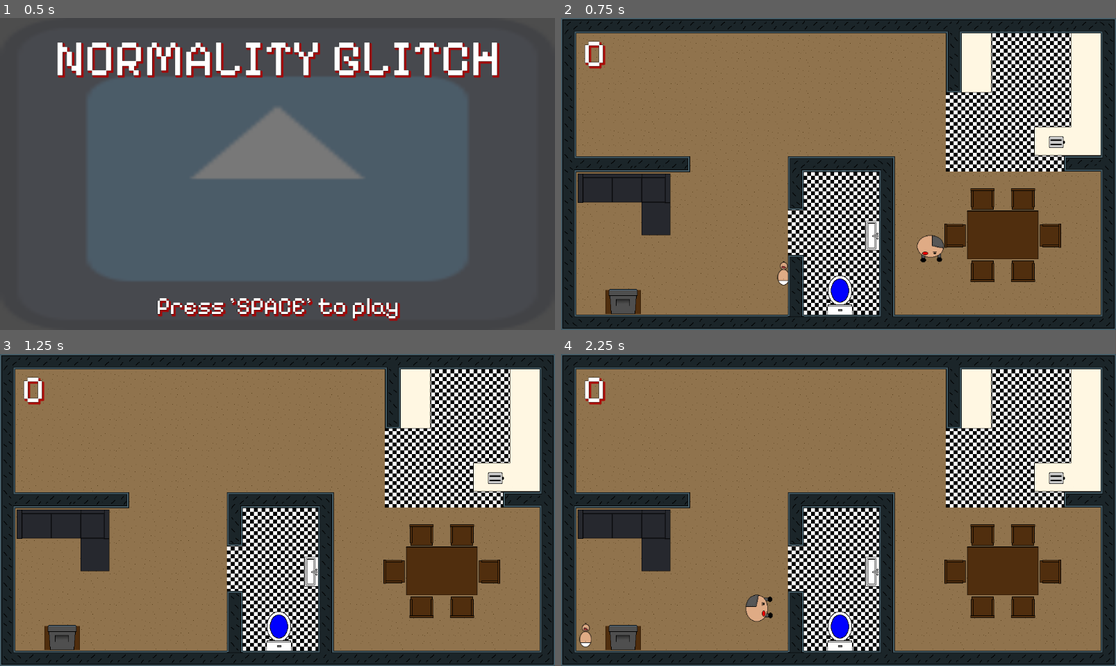
Above: before the commit, frames 1-4 (two rows, left to right).
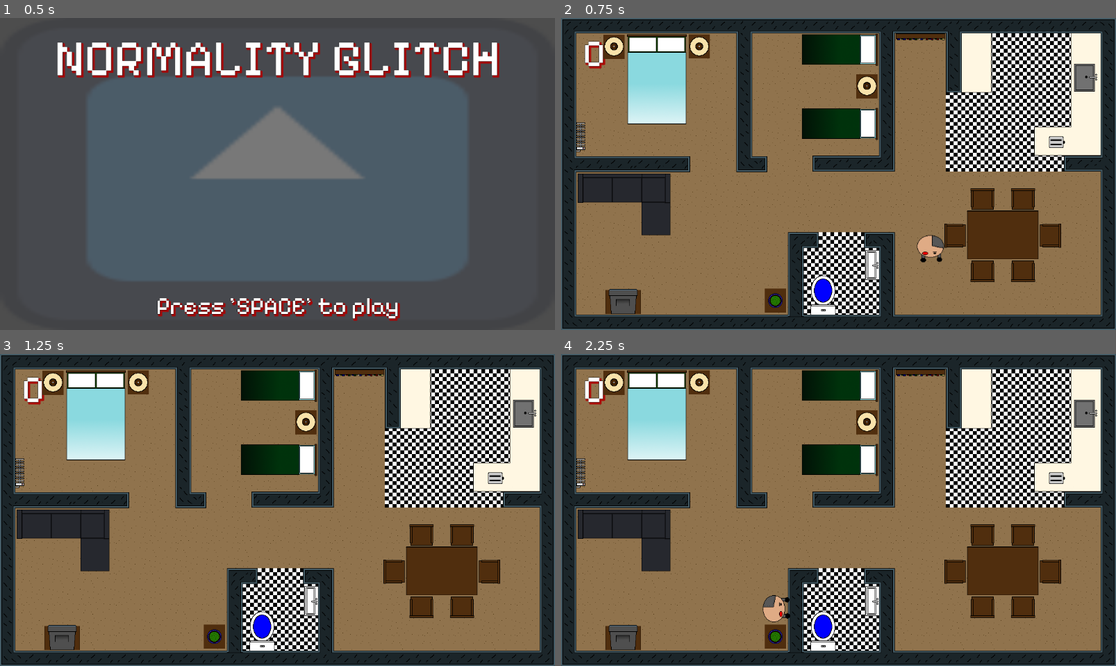
Above: after the commit, the same moments.

Repository: discoaaron/gamejam
Game: Godot game, scene res://scenes/menu/menu.tscn
The game is run twice, just before and just after one commit, with the same random seed, the same clock (stepped at 60 frames per second) and the same inputs. The engine's default icon, where the game draws it, is replaced by a stand-in: a white triangle on a blue panel in a dark square.
Inputs:
- Up to frame 1 (0.5 s): no input
- Up to frame 2 (0.75 s): tap Space (space) at 0.5 s; tap A (a) at 0.6 s
- Up to frame 3 (1.25 s): tap D (d) at 0.8 s
- Up to frame 4 (2.25 s): tap Space (space) at 1.25, 2 s; tap D (d) at 1.35 s; tap E (e) at 1.55, 2.1 s

Frame 1 is identical in both runs. In frame 2, 17% of the frame differs, in the area x 2-97%, y 4-96%; in frame 3, 17%; in frame 4, 18%.

Commit message:
Scene changes...some additional coding

Diff:
--- a/game/Main.tscn
+++ b/game/Main.tscn
@@ -12,17 +12,54 @@
 [ext_resource type="PackedScene" uid="uid://xcfmc4nra18" path="res://scenes/all_kitchen/k_bflush.tscn" id="8_dkbco"]
 [ext_resource type="PackedScene" uid="uid://bk1ine5xwxmip" path="res://scenes/all_kitchen/k_bflushend.tscn" id="9_8tx62"]
 [ext_resource type="PackedScene" uid="uid://bs7lus22j3wpu" path="res://scenes/risk_objects/toaster.tscn" id="12_arlyk"]
+[ext_resource type="Texture2D" uid="uid://cak5lw2pwd2vk" path="res://art/kitchen/Kitchen Bench Sink.png" id="12_ikxp5"]
+[ext_resource type="PackedScene" uid="uid://c4mtwc7hcwuo0" path="res://scenes/misc_objects/bed_blue.tscn" id="12_wt4m5"]
 [ext_resource type="PackedScene" uid="uid://conjny7l1pn1y" path="res://scenes/all_furniture/chair.tscn" id="13_jkp1c"]
+[ext_resource type="Texture2D" uid="uid://ckrxvmev8n58g" path="res://art/Lamp.png" id="13_nq24u"]
 [ext_resource type="PackedScene" uid="uid://b3v76c1kw8qh8" path="res://scenes/risk_objects/toilet.tscn" id="13_wv7pw"]
 [ext_resource type="PackedScene" uid="uid://d10q63frccgx" path="res://scenes/risk_objects/tv.tscn" id="14_br2es"]
+[ext_resource type="PackedScene" uid="uid://bw624hyilbo88" path="res://scenes/misc_objects/bed_single.tscn" id="14_cht8k"]
 [ext_resource type="PackedScene" uid="uid://xgaahnhjccj" path="res://scenes/all_furniture/table.tscn" id="14_hcyx7"]
 [ext_resource type="AudioStream" uid="uid://d0dyiupatsmsv" path="res://sound/418866__name__heartbeat-loop.wav" id="15_k8mtv"]
 [ext_resource type="PackedScene" uid="uid://t50cjbmojbxg" path="res://scenes/hud/hud.tscn" id="16_2j5fn"]
+[ext_resource type="PackedScene" uid="uid://cj54jyhwwok70" path="res://scenes/risk_objects/lamp.tscn" id="18_0i2p2"]
 [ext_resource type="PackedScene" uid="uid://c1klbkjabo2bj" path="res://scenes/misc_objects/bathroom_sink.tscn" id="18_ooh6d"]
+[ext_resource type="PackedScene" uid="uid://kyhpwbcf6ct6" path="res://scenes/risk_objects/heater.tscn" id="19_liinm"]
 [ext_resource type="PackedScene" uid="uid://dmfyuh7mc4jvs" path="res://scenes/misc_objects/couch.tscn" id="20_rlsls"]
+[ext_resource type="Texture2D" uid="uid://bsbnwkumt6a7e" path="res://art/Plant.png" id="27_wgpcm"]
+[ext_resource type="PackedScene" uid="uid://4q46ugr14c8l" path="res://scenes/misc_objects/bookshelf.tscn" id="27_y54mv"]
 
 [node name="Main" type="Node2D"]
 script = ExtResource("1_m74ch")
+
+[node name="ChairsNTable" type="Node" parent="."]
+
+[node name="Chair" parent="ChairsNTable" instance=ExtResource("13_jkp1c")]
+position = Vector2(959, 376)
+rotation = 1.5708
+
+[node name="Chair2" parent="ChairsNTable" instance=ExtResource("13_jkp1c")]
+position = Vector2(875, 376)
+rotation = 1.5708
+
+[node name="Table" parent="ChairsNTable" instance=ExtResource("14_hcyx7")]
+position = Vector2(917, 451)
+rotation = 1.5708
+
+[node name="Chair3" parent="ChairsNTable" instance=ExtResource("13_jkp1c")]
+position = Vector2(818, 452)
+
+[node name="Chair4" parent="ChairsNTable" instance=ExtResource("13_jkp1c")]
+position = Vector2(1016, 452)
+rotation = 3.14159
+
+[node name="Chair5" parent="ChairsNTable" instance=ExtResource("13_jkp1c")]
+position = Vector2(875, 526)
+rotation = -1.5708
+
+[node name="Chair6" parent="ChairsNTable" instance=ExtResource("13_jkp1c")]
+position = Vector2(959, 526)
+rotation = -1.5708
 
 [node name="borderwalls" type="Node" parent="."]
 
@@ -146,38 +183,40 @@
 [node name="KBflushend" parent="Kitchen" instance=ExtResource("9_8tx62")]
 position = Vector2(1012, 256)
 
+[node name="KitchenBenchSink" type="Sprite2D" parent="Kitchen"]
+position = Vector2(1088, 124)
+texture = ExtResource("12_ikxp5")
+
 [node name="bathroomwalls" type="Node" parent="."]
 
 [node name="walljoint" parent="bathroomwalls" instance=ExtResource("5_x3qqu")]
 position = Vector2(676, 589)
 
-[node name="walllongstraight" parent="bathroomwalls" instance=ExtResource("3_8747k")]
-position = Vector2(676, 451)
-
 [node name="wallcorner" parent="bathroomwalls" instance=ExtResource("2_iwlok")]
-position = Vector2(676, 303)
+z_index = 1
+position = Vector2(676, 461)
 
 [node name="wallstraight" parent="bathroomwalls" instance=ExtResource("3_52rpf")]
-position = Vector2(613, 303)
-rotation = 1.5708
+position = Vector2(487, 524)
 
 [node name="wallstraight2" parent="bathroomwalls" instance=ExtResource("3_52rpf")]
-position = Vector2(551, 303)
-rotation = 1.5708
+position = Vector2(676, 525)
 
 [node name="wallcorner2" parent="bathroomwalls" instance=ExtResource("2_iwlok")]
-position = Vector2(487, 304)
+z_index = 1
+position = Vector2(487, 462)
 rotation = -1.5708
 
 [node name="walljoint2" parent="bathroomwalls" instance=ExtResource("5_x3qqu")]
 position = Vector2(487, 588)
 
 [node name="wallstraightend" parent="bathroomwalls" instance=ExtResource("6_q67f0")]
-position = Vector2(487, 524)
+position = Vector2(661, 462)
+rotation = -1.5708
 
 [node name="wallstraightend2" parent="bathroomwalls" instance=ExtResource("6_q67f0")]
-position = Vector2(488, 367)
-rotation = 3.14159
+position = Vector2(503, 461)
+rotation = 1.5708
 
 [node name="loungewalls" type="Node" parent="."]
 
@@ -197,6 +236,100 @@
 [node name="wallstraight2" parent="loungewalls" instance=ExtResource("3_52rpf")]
 position = Vector2(180, 303)
 rotation = 1.5708
+
+[node name="bedroomwalls" type="Node" parent="."]
+
+[node name="walllongstraight" parent="bedroomwalls" instance=ExtResource("3_8747k")]
+position = Vector2(380, 165)
+
+[node name="walllongstraight2" parent="bedroomwalls" instance=ExtResource("3_8747k")]
+position = Vector2(676, 169)
+
+[node name="walljoint" parent="bedroomwalls" instance=ExtResource("5_x3qqu")]
+position = Vector2(381, 59)
+rotation = -3.14159
+
+[node name="walljoint2" parent="bedroomwalls" instance=ExtResource("5_x3qqu")]
+position = Vector2(677, 59)
+rotation = -3.14159
+
+[node name="wallcorner" parent="bedroomwalls" instance=ExtResource("2_iwlok")]
+position = Vector2(381, 304)
+rotation = -3.14159
+
+[node name="wallcorner2" parent="bedroomwalls" instance=ExtResource("2_iwlok")]
+position = Vector2(677, 302)
+rotation = 1.5708
+
+[node name="wallstraightend" parent="bedroomwalls" instance=ExtResource("6_q67f0")]
+z_index = -1
+position = Vector2(396, 303)
+rotation = 1.5708
+
+[node name="wallstraightend2" parent="bedroomwalls" instance=ExtResource("6_q67f0")]
+position = Vector2(554, 303)
+rotation = -1.5708
+
+[node name="wallstraight" parent="bedroomwalls" instance=ExtResource("3_52rpf")]
+position = Vector2(618, 303)
+rotation = -1.5708
+
+[node name="bedroomitems" type="Node" parent="."]
+
+[node name="BedBlue" parent="bedroomitems" instance=ExtResource("12_wt4m5")]
+position = Vector2(199, 130)
+
+[node name="Table2" parent="bedroomitems" instance=ExtResource("14_hcyx7")]
+position = Vector2(110, 60)
+rotation = 1.5708
+scale = Vector2(0.5, 0.3)
+
+[node name="Table4" parent="bedroomitems" instance=ExtResource("14_hcyx7")]
+position = Vector2(635, 142)
+rotation = 1.5708
+scale = Vector2(0.5, 0.3)
+
+[node name="Table3" parent="bedroomitems" instance=ExtResource("14_hcyx7")]
+position = Vector2(287, 59)
+rotation = -1.5708
+scale = Vector2(0.5, 0.3)
+
+[node name="Lamp" type="Sprite2D" parent="bedroomitems"]
+position = Vector2(110, 61)
+texture = ExtResource("13_nq24u")
+
+[node name="Lamp2" type="Sprite2D" parent="bedroomitems"]
+position = Vector2(287, 61)
+texture = ExtResource("13_nq24u")
+
+[node name="BedSingle" parent="bedroomitems" instance=ExtResource("14_cht8k")]
+position = Vector2(562, 67)
+rotation = 1.5708
+
+[node name="BedSingle2" parent="bedroomitems" instance=ExtResource("14_cht8k")]
+position = Vector2(562, 221)
+rotation = 1.5708
+
+[node name="RiskItems" type="Node" parent="."]
+
+[node name="Toaster" parent="RiskItems" instance=ExtResource("12_arlyk")]
+position = Vector2(1027, 256)
+rotation = 1.5708
+
+[node name="Toilet" parent="RiskItems" instance=ExtResource("13_wv7pw")]
+position = Vector2(544, 569)
+rotation = 1.5708
+
+[node name="TV" parent="RiskItems" instance=ExtResource("14_br2es")]
+position = Vector2(129, 585)
+rotation = -1.5708
+
+[node name="Lamp" parent="RiskItems" instance=ExtResource("18_0i2p2")]
+position = Vector2(635, 143)
+
+[node name="Heater" parent="RiskItems" instance=ExtResource("19_liinm")]
+position = Vector2(64, 246)
+rotation = -1.5708
 
 [node name="Carpet" type="TextureRect" parent="."]
 z_index = -1
@@ -218,55 +351,12 @@
 
 [node name="BathroomFloor" type="TextureRect" parent="."]
 offset_left = 471.0
-offset_top = 320.0
-offset_right = 660.0
+offset_top = 445.0
+offset_right = 693.0
 offset_bottom = 616.0
 texture = ExtResource("7_sk75g")
 stretch_mode = 1
 
-[node name="RiskItems" type="Node" parent="."]
-
-[node name="Toaster" parent="RiskItems" instance=ExtResource("12_arlyk")]
-position = Vector2(1027, 256)
-rotation = 1.5708
-
-[node name="Toilet" parent="RiskItems" instance=ExtResource("13_wv7pw")]
-position = Vector2(579, 569)
-rotation = 1.5708
-
-[node name="TV" parent="RiskItems" instance=ExtResource("14_br2es")]
-position = Vector2(129, 585)
-rotation = -1.5708
-
-[node name="ChairsNTable" type="Node" parent="."]
-
-[node name="Chair" parent="ChairsNTable" instance=ExtResource("13_jkp1c")]
-position = Vector2(959, 376)
-rotation = 1.5708
-
-[node name="Chair2" parent="ChairsNTable" instance=ExtResource("13_jkp1c")]
-position = Vector2(875, 376)
-rotation = 1.5708
-
-[node name="Table" parent="ChairsNTable" instance=ExtResource("14_hcyx7")]
-position = Vector2(917, 451)
-rotation = 1.5708
-
-[node name="Chair3" parent="ChairsNTable" instance=ExtResource("13_jkp1c")]
-position = Vector2(818, 452)
-
-[node name="Chair4" parent="ChairsNTable" instance=ExtResource("13_jkp1c")]
-position = Vector2(1016, 452)
-rotation = 3.14159
-
-[node name="Chair5" parent="ChairsNTable" instance=ExtResource("13_jkp1c")]
-position = Vector2(875, 526)
-rotation = -1.5708
-
-[node name="Chair6" parent="ChairsNTable" instance=ExtResource("13_jkp1c")]
-position = Vector2(959, 526)
-rotation = -1.5708
-
 [node name="Heartbeatsound" type="AudioStreamPlayer2D" parent="."]
 stream = ExtResource("15_k8mtv")
 volume_db = -6.215
@@ -276,8 +366,13 @@
 
 [node name="HUD" parent="." instance=ExtResource("16_2j5fn")]
 
+[node name="Table5" parent="." instance=ExtResource("14_hcyx7")]
+position = Vector2(445, 587)
+rotation = 1.5708
+scale = Vector2(0.5, 0.3)
+
 [node name="BathroomSink" parent="." instance=ExtResource("18_ooh6d")]
-position = Vector2(628, 452)
+position = Vector2(628, 513)
 
 [node name="Table" parent="." instance=ExtResource("14_hcyx7")]
 position = Vector2(129, 590)
@@ -288,4 +383,13 @@
 position = Vector2(131, 387)
 rotation = -1.5708
 
+[node name="Bookshelf" parent="." instance=ExtResource("27_y54mv")]
+position = Vector2(746, 58)
+rotation = -1.5708
+scale = Vector2(0.8, 0.8)
+
+[node name="Plant" type="Sprite2D" parent="."]
+position = Vector2(443, 587)
+texture = ExtResource("27_wgpcm")
+
 [connection signal="timeout" from="Heartbeat" to="." method="_on_heartbeat_timeout"]
--- a/game/autoloaders/globals.gd
+++ b/game/autoloaders/globals.gd
@@ -6,3 +6,4 @@
 var target_chair: StaticBody2D = null
 var heartbeat_pulse_ready: bool = true
 var toaster_action_ready: bool = false
+var toilet_action_ready: bool = false
--- a/game/autoloaders/signal_manager.gd
+++ b/game/autoloaders/signal_manager.gd
@@ -2,6 +2,9 @@
 
 signal toaster_action_enter
 signal toaster_action_exit
+
+signal toilet_action_enter
+signal toilet_action_exit
 
 signal baby_enter
 signal baby_exit
--- a/game/main.gd
+++ b/game/main.gd
@@ -16,7 +16,7 @@
 
 # Called when the node enters the scene tree for the first time.
 func _ready() -> void:
-	SignalManager.risk_item_lasered.connect(game_over)
+	SignalManager.risk_item_lasered.connect(game_over_laser)
 	SignalManager.baby_saved.connect(update_score)
 	SignalManager.win_condition_achieved.connect(update_score)
 	screen_size = get_viewport_rect().size
@@ -41,7 +41,7 @@
 
 func start_level() -> void:
 	_spawnDad()
-	_spawnBaby()
+	#_spawnBaby()
 
 func update_score() -> void:
 	ScoreManager.increase_score()
@@ -82,11 +82,11 @@
 func _getRandomPositionOnScreen() -> Vector2:
 	return Vector2(randi_range(spawn_offset, screen_size.x),randi_range(spawn_offset, screen_size.y))
 
-func game_over(collidedThing) -> void:
+func game_over_laser(collidedThing) -> void:
 	ScoreManager.reset_score()
 	remove_child(dad)
 	remove_child(baby)
-	print("ya dun fucked up: ", collidedThing)
+	print("ya dun fucked up and lasered: ", collidedThing)
 
 func heart_pulse() -> void:
 	if Globals.heartbeat_pulse_ready:
--- a/game/scenes/dad/dad.gd
+++ b/game/scenes/dad/dad.gd
@@ -46,6 +46,9 @@
 			sit_in_chair(Globals.target_chair)
 		elif Globals.toaster_action_ready:
 			print("Toaster off")
+			SignalManager.win_condition_achieved.emit()
+		elif Globals.toilet_action_ready:
+			print("Toilet unblocked")
 			SignalManager.win_condition_achieved.emit()
 		else:
 			print("not quite!")
--- a/game/scenes/laser/laser.gd
+++ b/game/scenes/laser/laser.gd
@@ -24,7 +24,7 @@
 		if is_colliding():
 			$Line2D.points[1] = to_local(get_collision_point())
 			var collidedThing = get_collider()
-			if collidedThing is Baby or Toaster:
+			if collidedThing is Baby or Toaster or Toilet:
 				SignalManager.risk_item_lasered.emit(collidedThing)
 				#print("Collided with: ", collidedThing)
 		else:
--- /dev/null
+++ b/game/scenes/misc_objects/bed_blue.tscn
@@ -0,0 +1,15 @@
+[gd_scene load_steps=3 format=3 uid="uid://c4mtwc7hcwuo0"]
+
+[ext_resource type="Texture2D" uid="uid://ctbxo4n7cwk2g" path="res://art/Bed blue.png" id="1_yfkev"]
+
+[sub_resource type="RectangleShape2D" id="RectangleShape2D_b0qmh"]
+size = Vector2(122, 187)
+
+[node name="BedBlue" type="StaticBody2D"]
+
+[node name="Sprite2D" type="Sprite2D" parent="."]
+texture = ExtResource("1_yfkev")
+
+[node name="CollisionShape2D" type="CollisionShape2D" parent="."]
+position = Vector2(0, -2.5)
+shape = SubResource("RectangleShape2D_b0qmh")
--- /dev/null
+++ b/game/scenes/misc_objects/bed_green.tscn
@@ -0,0 +1,15 @@
+[gd_scene load_steps=3 format=3 uid="uid://cqldjtcoh27nr"]
+
+[ext_resource type="Texture2D" uid="uid://d2hid15t7d7jb" path="res://art/Bed green.png" id="1_sdals"]
+
+[sub_resource type="RectangleShape2D" id="RectangleShape2D_b0qmh"]
+size = Vector2(122, 187)
+
+[node name="BedGreen" type="StaticBody2D"]
+
+[node name="Sprite2D" type="Sprite2D" parent="."]
+texture = ExtResource("1_sdals")
+
+[node name="CollisionShape2D" type="CollisionShape2D" parent="."]
+position = Vector2(0, -2.5)
+shape = SubResource("RectangleShape2D_b0qmh")
--- /dev/null
+++ b/game/scenes/misc_objects/bed_single.tscn
@@ -0,0 +1,15 @@
+[gd_scene load_steps=3 format=3 uid="uid://bw624hyilbo88"]
+
+[ext_resource type="Texture2D" uid="uid://31kn2rsvra8m" path="res://art/Bed single.png" id="1_3j2f2"]
+
+[sub_resource type="RectangleShape2D" id="RectangleShape2D_b0qmh"]
+size = Vector2(63, 158)
+
+[node name="BedSingle" type="StaticBody2D"]
+
+[node name="Sprite2D" type="Sprite2D" parent="."]
+texture = ExtResource("1_3j2f2")
+
+[node name="CollisionShape2D" type="CollisionShape2D" parent="."]
+position = Vector2(-1.5, -17)
+shape = SubResource("RectangleShape2D_b0qmh")
--- /dev/null
+++ b/game/scenes/misc_objects/bookshelf.tscn
@@ -0,0 +1,15 @@
+[gd_scene load_steps=3 format=3 uid="uid://4q46ugr14c8l"]
+
+[ext_resource type="Texture2D" uid="uid://cpua7ye6rt0fb" path="res://art/Bookshelf.png" id="1_3stwl"]
+
+[sub_resource type="RectangleShape2D" id="RectangleShape2D_rhwuf"]
+size = Vector2(16, 128)
+
+[node name="Bookshelf" type="StaticBody2D"]
+
+[node name="Sprite2D" type="Sprite2D" parent="."]
+texture = ExtResource("1_3stwl")
+
+[node name="CollisionShape2D" type="CollisionShape2D" parent="."]
+position = Vector2(24, 0)
+shape = SubResource("RectangleShape2D_rhwuf")
--- /dev/null
+++ b/game/scenes/risk_objects/heater.tscn
@@ -0,0 +1,15 @@
+[gd_scene load_steps=3 format=3 uid="uid://kyhpwbcf6ct6"]
+
+[ext_resource type="Texture2D" uid="uid://uark58wesjhr" path="res://art/Heater.png" id="1_5qjoa"]
+
+[sub_resource type="RectangleShape2D" id="RectangleShape2D_ydo5y"]
+size = Vector2(61, 18)
+
+[node name="Heater" type="StaticBody2D"]
+
+[node name="Sprite2D" type="Sprite2D" parent="."]
+texture = ExtResource("1_5qjoa")
+
+[node name="CollisionShape2D" type="CollisionShape2D" parent="."]
+position = Vector2(-1.5, -23)
+shape = SubResource("RectangleShape2D_ydo5y")
--- /dev/null
+++ b/game/scenes/risk_objects/lamp.tscn
@@ -0,0 +1,15 @@
+[gd_scene load_steps=3 format=3 uid="uid://cj54jyhwwok70"]
+
+[ext_resource type="Texture2D" uid="uid://ckrxvmev8n58g" path="res://art/Lamp.png" id="1_k5r5g"]
+
+[sub_resource type="CircleShape2D" id="CircleShape2D_3vql4"]
+radius = 20.025
+
+[node name="Lamp" type="StaticBody2D"]
+
+[node name="Sprite2D" type="Sprite2D" parent="."]
+texture = ExtResource("1_k5r5g")
+
+[node name="CollisionShape2D" type="CollisionShape2D" parent="."]
+position = Vector2(0, -2)
+shape = SubResource("CircleShape2D_3vql4")
--- a/game/scenes/risk_objects/toaster.gd
+++ b/game/scenes/risk_objects/toaster.gd
@@ -1,17 +1,6 @@
 extends StaticBody2D
 
 class_name Toaster
-
-# Called when the node enters the scene tree for the first time.
-func _ready() -> void:
-	pass # Replace with function body.
-
-
-# Called every frame. 'delta' is the elapsed time since the previous frame.
-func _process(delta: float) -> void:
-	pass
-
-
 
 func _on_action_area_entered(area: Area2D) -> void:
 	Globals.toaster_action_ready = true
--- /dev/null
+++ b/game/scenes/risk_objects/toilet.gd
@@ -0,0 +1,14 @@
+extends StaticBody2D
+
+class_name Toilet
+
+
+func _on_action_area_entered(area: Area2D) -> void:
+	Globals.toilet_action_ready = true
+	SignalManager.toilet_action_enter.emit()
+	print("Toilet area entered")
+
+func _on_action_area_exited(area: Area2D) -> void:
+	Globals.toilet_action_ready = false
+	SignalManager.toilet_action_exit.emit()
+	print("Toilet area exited")
--- a/game/scenes/risk_objects/toilet.tscn
+++ b/game/scenes/risk_objects/toilet.tscn
@@ -1,11 +1,17 @@
-[gd_scene load_steps=3 format=3 uid="uid://b3v76c1kw8qh8"]
+[gd_scene load_steps=5 format=3 uid="uid://b3v76c1kw8qh8"]
 
+[ext_resource type="Script" path="res://scenes/risk_objects/toilet.gd" id="1_5i45s"]
 [ext_resource type="Texture2D" uid="uid://bsr7rh8uqa2l8" path="res://art/Toilet.png" id="1_g1fb4"]
 
 [sub_resource type="RectangleShape2D" id="RectangleShape2D_cltnn"]
 size = Vector2(50, 82)
 
+[sub_resource type="CapsuleShape2D" id="CapsuleShape2D_fkv47"]
+radius = 27.0
+height = 76.0
+
 [node name="Toilet" type="StaticBody2D"]
+script = ExtResource("1_5i45s")
 
 [node name="Sprite2D" type="Sprite2D" parent="."]
 texture = ExtResource("1_g1fb4")
@@ -14,3 +20,12 @@
 position = Vector2(7, 1.90735e-06)
 rotation = 1.5708
 shape = SubResource("RectangleShape2D_cltnn")
+
+[node name="ActionArea" type="Area2D" parent="."]
+
+[node name="CollisionShape2D" type="CollisionShape2D" parent="ActionArea"]
+rotation = 1.5708
+shape = SubResource("CapsuleShape2D_fkv47")
+
+[connection signal="area_entered" from="ActionArea" to="." method="_on_action_area_entered"]
+[connection signal="area_exited" from="ActionArea" to="." method="_on_action_area_exited"]
Not shown: 1 places in game/Main.tscn that only renumber resources
Not shown, added: game/art/Bed blue.png.import
Not shown, added: game/art/Bed green.png.import
Not shown, added: game/art/Bed single.png.import
Not shown, added: game/art/Bookshelf.png.import
Not shown, added: game/art/Lamp.png.import
Not shown, added: game/art/Plant.png.import
Not shown, added: game/art/kitchen/Fridge.png.import
Not shown, added: game/art/kitchen/Kitchen Bench Sink.png.import
